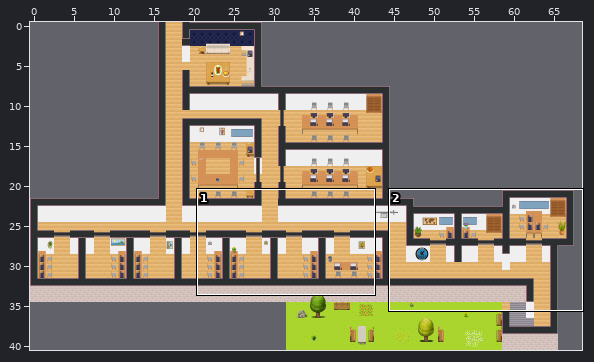
Two states of a Tiled map (JSON), I_OG.tmj. The picture above shows the old version from afar; the outline marks the close-up.
Close-up. Before the edit:
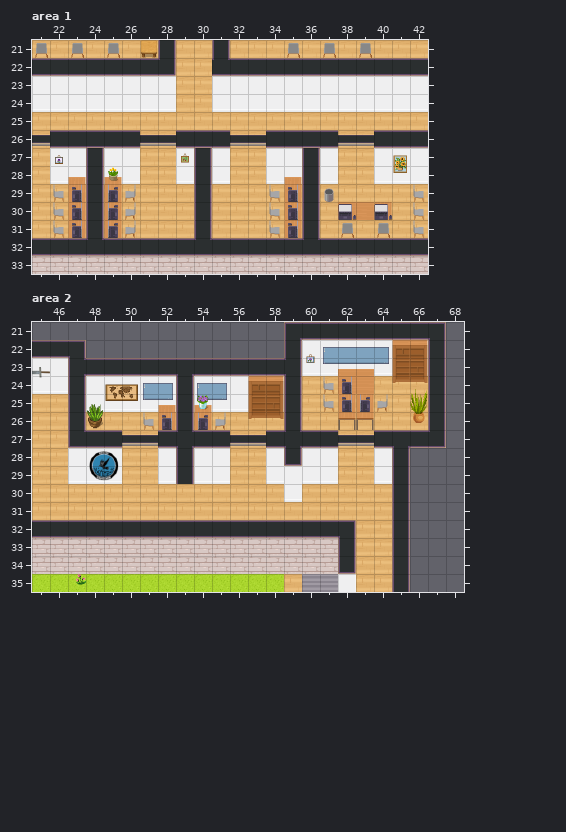
Cells are 32x32 px. Shown: area 1 x 21..42, y 21..33; area 2 x 45..68, y 21..35. The commit also changed other parts of the map, which this record leaves out.
Once edited:
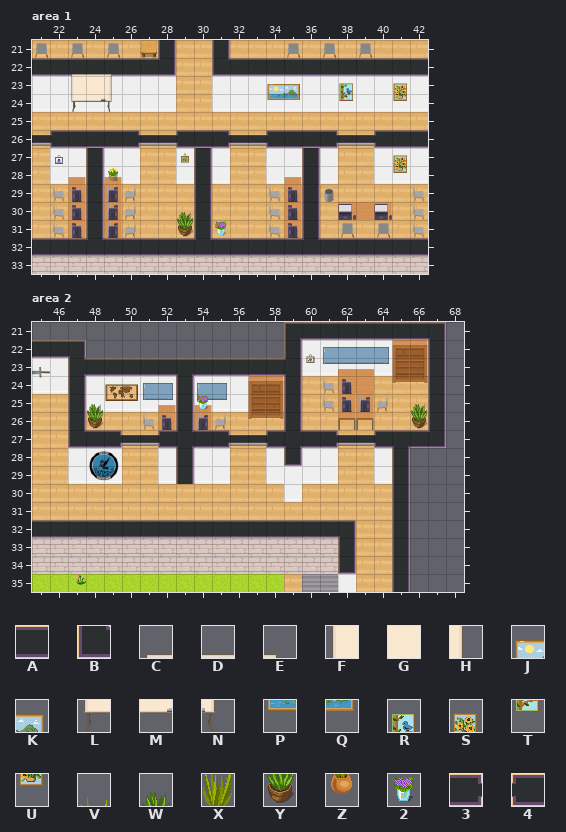
Key: from "Chunk 1": A 59, B 79, C 136, D 137, E 138, F 146, G 147, H 148, J 149, K 150, L 163, M 164, N 165, P 166, Q 167, R 169, S 172, T 174, U 175, V 180, W 181, X 182, Y 183, Z 184, 2 246; from "Chunk 2": 3 23, 4 25.
_ is an empty cell, . an unchanged one.
What changed:
--- layer "walls/walls2", area 1
@@ x 23..41 @@
-22 ___................
-23 ___........__.._.._
-24 ___........__.._.._
+22 CDE................
+23 FGH........JK..R..S
+24 LMN........PQ..T..U
--- layer "furniture/furniture1", area 1
@@ x 29..31 @@
-30 _..
-31 _._
+30 W..
+31 Y.2
--- layer "above/above2", area 1
@@ x 31..31 @@
-22 _
+22 B
@@ x 22..40 @@
-26 A...A..A.A..A..A..A
+26 4...3..4.3..4..3..4
--- layer "walls/walls1", area 2
@@ x 49..64 @@
-27 A..A..A..A..A..A
+27 _.._.._.._.._.._
--- layer "furniture/furniture1", area 2
@@ x 66..66 @@
-24 V
-25 X
-26 Z
+24 _
+25 W
+26 Y
--- layer "above/above2", area 2
@@ x 49..64 @@
-27 _.._.._.._.._.._
+27 3..4..3..4..3..4
